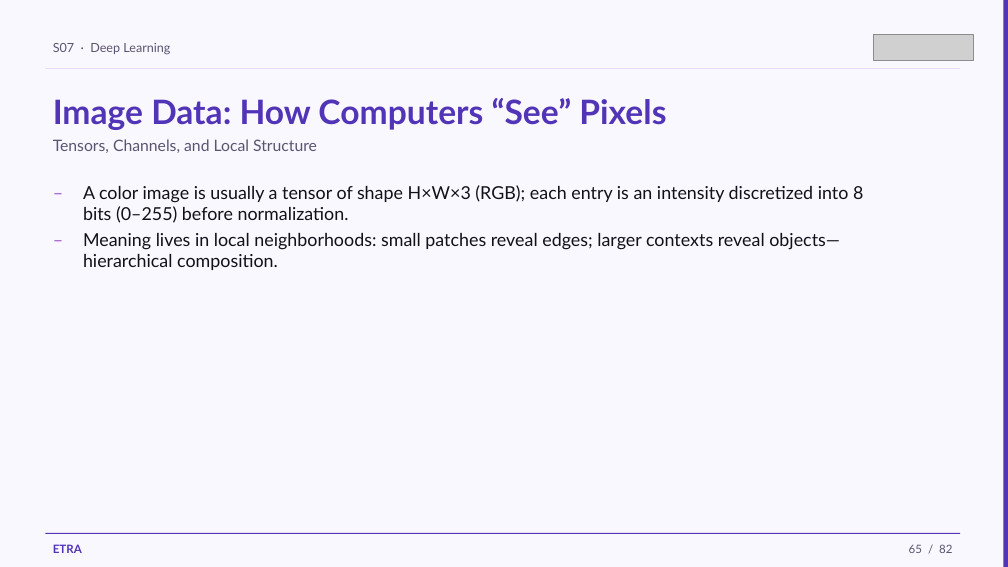
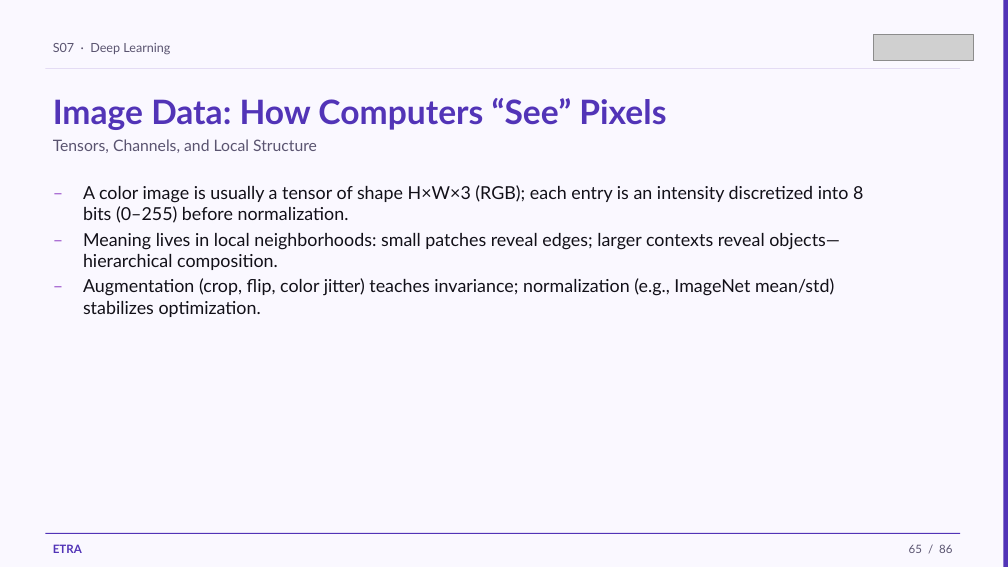
Before and after one commit to iksasa15/AI-ML, a slide deck: slide 65 of web-presentation/pdf-exports/Week2-Session1-Deep-Learning.pptx. Drawn at 1008x567 pixels with LibreOffice and Linux fonts; fonts in the diff are those of the drawing; grey boxes stand for pictures. Boxes give left, top, right and bottom in pixels: in the first picture for what was removed or moved away, otherwise in the second. Text is boxed around its words. In the diff, an @@ line names an element or a change of style, - is before the commit and + after.

Commit message:
feat: enhance Week 2, Session 1 PowerPoint and scripts by adding new content on image data processing, refining convolution topics, and introducing a new Sobel diagram for improved educational clarity

```diff
--- a/web-presentation/pdf-exports/Week2-Session1-Deep-Learning.pptx
+++ b/web-presentation/pdf-exports/Week2-Session1-Deep-Learning.pptx
@@ text added at (45, 271, 72, 306), 17 pt, text #9E59CD @@
+–
@@ text added at (83, 278, 834, 317), 17 pt, text #121018 @@
+Augmentation (crop, flip, color jitter) teaches invariance; normalization (e.g., ImageNet mean/std) stabilizes optimization.
@@ text at (909, 544, 952, 553): text changed @@
-65 / 82
+65 / 86
```
Also in this commit, not shown: 80 other slides changed, 4 slides added, 4 other files.
